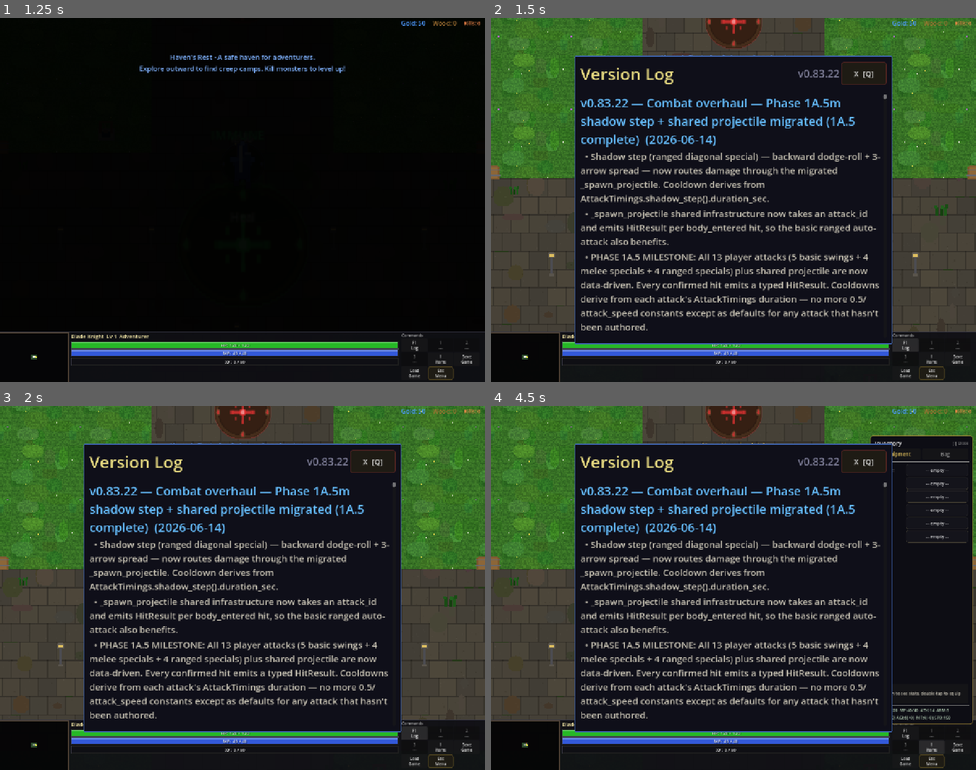
Above: before the commit, frames 1-4 (two rows, left to right).
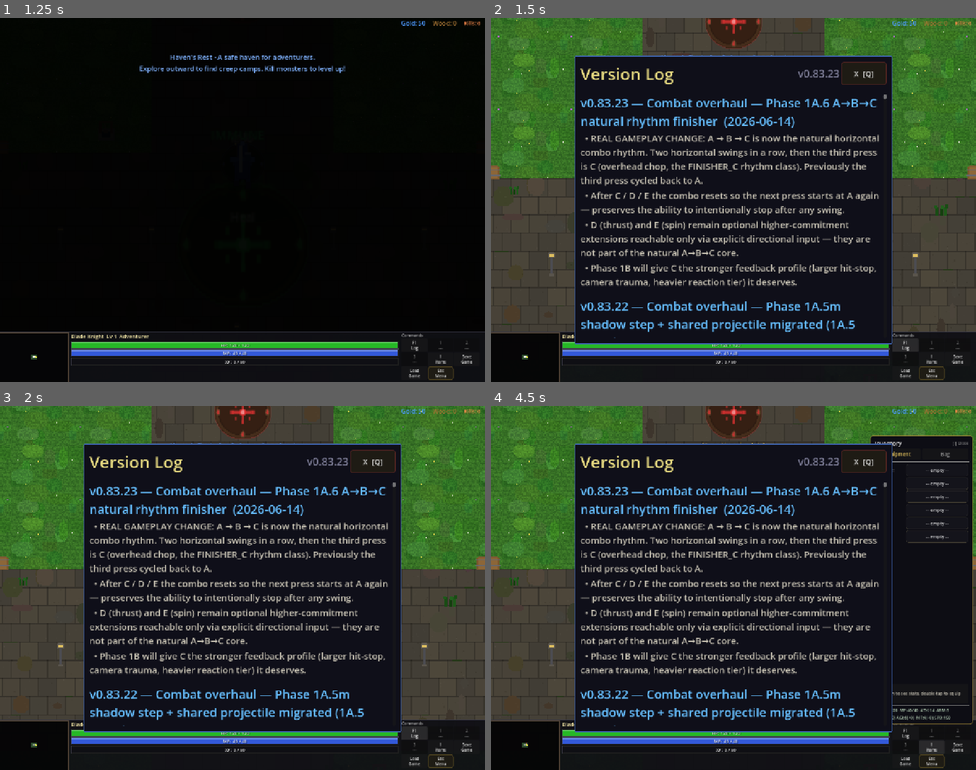
Above: after the commit, the same moments.

Repository: slxny/legends-open-rpg
Game: Godot game, scene res://scenes/main.tscn
Same seed, same stepped clock (60 frames per second), same inputs: the game is played once before the commit and once after it.
Inputs (mouse positions are in pixels of both pictures, inside the frame that each line leads up to):
- Up to frame 1 (1.25 s): tap Enter at 0.5 s; move the mouse to (218, 272) at 0.52 s; hold W (move_up) from 0.53 s (still down); hold Space (attack) from 0.53 s (still down); click (218, 272) at 0.67 s
- Up to frame 2 (1.5 s): release W (move_up) at 1.25 s; release Space (attack) at 1.25 s; click "F1 Log" at 1.25 s
- Up to frame 3 (2 s): no input
- Up to frame 4 (4.5 s): click "1 ---" at 2 s; click "2 ---" at 2.75 s; click "3 ---" at 3.5 s; click "I Items" at 4.25 s

Frame 1 is identical in both runs. In frame 2, 13% of the frame differs, in the area x 18-81%, y 15-88%; in frame 3, 13%; in frame 4, 13%.

Commit message:
v0.83.23: Combat overhaul — Phase 1A.6 A→B→C natural rhythm finisher
REAL GAMEPLAY CHANGE: A → B → C is now the natural horizontal combo
rhythm. Two horizontal swings in a row, then the third press is C
(overhead chop, FINISHER_C rhythm class). Previously the third press
cycled back to A via _combo_index % 2.

- _pick_combo_swing: new ["horizontal", "horizontal"] case. When
  _combo_index >= 2 return 2 (C); otherwise alternate A/B as before.
- _do_melee_attack swing_idx==2/3/4: reset _combo_index = 0 and
  _last_dir_category = "" after C, D, or E so the next press starts
  fresh at A. Preserves the ability to intentionally stop after any
  swing.

D and E remain optional higher-commitment extensions reachable only
via explicit directional input.

Phase 1B will give C the stronger feedback profile (larger hit-stop,
camera trauma, heavier reaction tier) it deserves.

Headless: smoke 51/51 PASS, parse clean.

Co-Authored-By: Claude Opus 4.7 (1M context) <noreply@anthropic.com>

Diff:
--- a/scenes/player/player.gd
+++ b/scenes/player/player.gd
@@ -2679,6 +2679,15 @@
 		# Vertical → horizontal: spin out of the vertical
 		["up", "horizontal"], ["down", "horizontal"]:
 			return 4   # Spin slash when sweeping horizontal after vertical
+		# Phase 1A.6: A → B → C natural finisher (plan corr. 1).
+		# Two horizontal swings in a row → the third is C (overhead chop,
+		# FINISHER_C rhythm class). After C the combo resets so the next
+		# horizontal press is A again. D and E remain optional extensions
+		# reachable only via explicit directional input.
+		["horizontal", "horizontal"]:
+			if _combo_index >= 2:
+				return 2   # C — the satisfying finisher
+			return _combo_index % 2
 		# Same or fallback: alternate A/B horizontal swings
 		_:
 			return _combo_index % 2
@@ -2721,12 +2730,21 @@
 		2:  # C: overhead chop — MIGRATED (Phase 1A.5c). FINISHER_C rhythm class.
 			_anim_overhead_chop(tween, frames, base_pos, dir, target, result, true)
 			_start_overhead_chop_clock(AttackTimingsCls.swing_c(), target, dir)
+			# Phase 1A.6: C is the finisher — reset combo so next press is A again.
+			_combo_index = 0
+			_last_dir_category = ""
 		3:  # D: upward thrust — MIGRATED (Phase 1A.5d). EXTENSION_D.
 			_anim_upward_thrust(tween, frames, base_pos, dir, target, result, true)
 			_start_upward_thrust_clock(AttackTimingsCls.swing_d(), target, dir)
+			# Phase 1A.6: D is a higher-commitment extension — reset combo.
+			_combo_index = 0
+			_last_dir_category = ""
 		4:  # E: spin slash — MIGRATED (Phase 1A.5e). EXTENSION_E (wide attack).
 			_anim_spin_slash(tween, frames, base_pos, dir, target, result, true)
 			_start_spin_slash_clock(AttackTimingsCls.swing_e(), target, dir)
+			# Phase 1A.6: E is a higher-commitment extension — reset combo.
+			_combo_index = 0
+			_last_dir_category = ""
 
 func _anim_swing_horizontal(tween: Tween, frames: Array, base_pos: Vector2,
 		dir: Vector2, perp: Vector2, target: Node2D, result: Dictionary, side: float,
--- a/scenes/ui/changelog_dialog.gd
+++ b/scenes/ui/changelog_dialog.gd
@@ -9,9 +9,20 @@
 var _is_visible: bool = false
 var _is_mobile: bool = false
 
-const GAME_VERSION := "v0.83.22"
+const GAME_VERSION := "v0.83.23"
 
 const CHANGELOG: Array[Dictionary] = [
+	{
+		"version": "v0.83.23",
+		"title": "Combat overhaul — Phase 1A.6 A→B→C natural rhythm finisher",
+		"date": "2026-06-14",
+		"entries": [
+			"REAL GAMEPLAY CHANGE: A → B → C is now the natural horizontal combo rhythm. Two horizontal swings in a row, then the third press is C (overhead chop, the FINISHER_C rhythm class). Previously the third press cycled back to A.",
+			"After C / D / E the combo resets so the next press starts at A again — preserves the ability to intentionally stop after any swing.",
+			"D (thrust) and E (spin) remain optional higher-commitment extensions reachable only via explicit directional input — they are not part of the natural A→B→C core.",
+			"Phase 1B will give C the stronger feedback profile (larger hit-stop, camera trauma, heavier reaction tier) it deserves.",
+		]
+	},
 	{
 		"version": "v0.83.22",
 		"title": "Combat overhaul — Phase 1A.5m shadow step + shared projectile migrated (1A.5 complete)",
